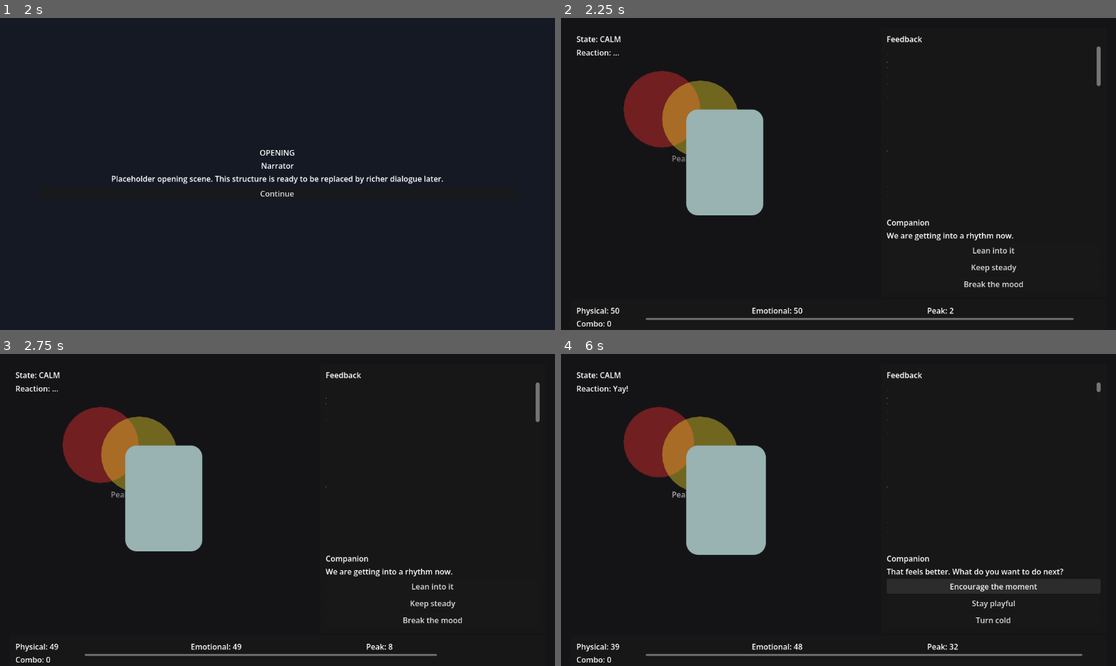
Above: before the commit, frames 1-4 (two rows, left to right).
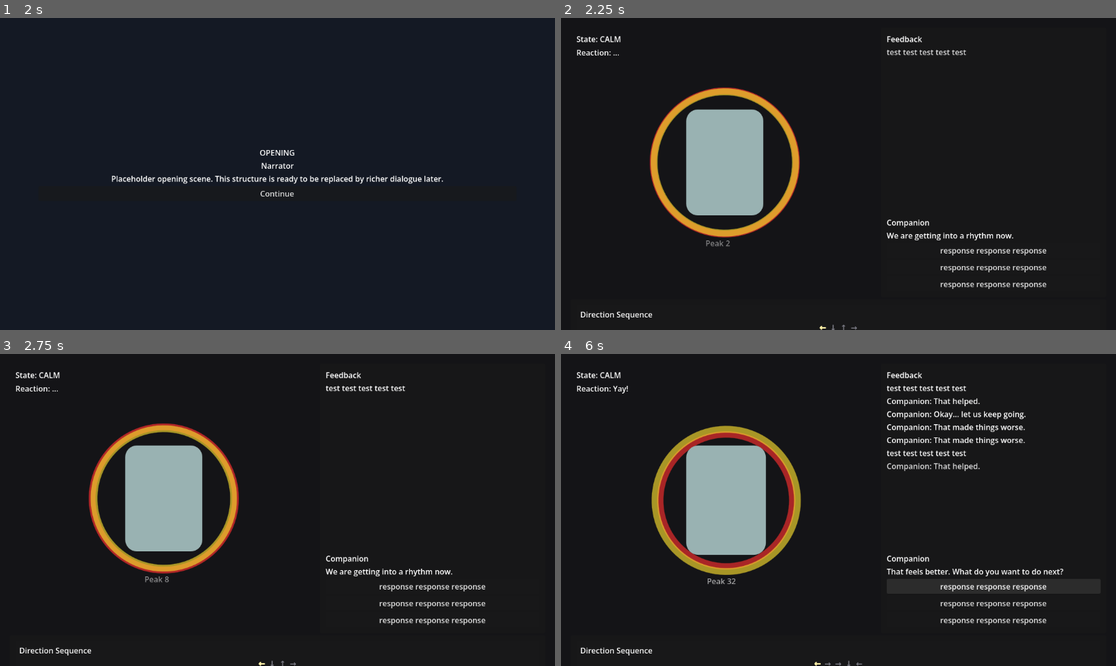
Above: after the commit, the same moments.

Repository: manchenlee/wgj-2026-teamb
Game: Godot game, scene res://scenes/Main.tscn
Same seed, same stepped clock (60 frames per second), same inputs: the game is played once before the commit and once after it.
Inputs:
- Up to frame 1 (2 s): click "Start" at 0.5 s; click "Continue" at 1.25 s
- Up to frame 2 (2.25 s): click "Continue" at 2 s
- Up to frame 3 (2.75 s): no input
- Up to frame 4 (6 s): click "Lean into it" (after the commit: "response response response") at 2.75 s; click "Keep steady" (after the commit: "response response response") at 3.5 s; click "Turn cold" (after the commit: "response response response") at 4.25 s; click "Break the mood" (after the commit: "response response response") at 5 s; click "Encourage the moment" (after the commit: "response response response") at 5.75 s

Frame 1 is identical in both runs. In frame 2, 6.7% of the frame differs, in the area x 2-98%, y 9-100%; in frame 3, 6.7%; in frame 4, 8.5%.

Commit message:
refactor: Update game configuration paths and improve dialogue handling

Diff:
--- a/scenes/components/DialoguePanel.tscn
+++ b/scenes/components/DialoguePanel.tscn
@@ -23,11 +23,8 @@
 size_flags_vertical = 3
 custom_minimum_size = Vector2(320, 320)
 
-[node name="ChatHistory" type="RichTextLabel" parent="MarginContainer/VBoxContainer/ScrollableChatHistory"]
-bbcode_enabled = false
-fit_content = true
-scroll_active = false
-text = "Companion: Placeholder chat will appear here."
+[node name="ChatHistoryList" type="VBoxContainer" parent="MarginContainer/VBoxContainer/ScrollableChatHistory"]
+size_flags_horizontal = 3
 
 [node name="CurrentDialoguePrompt" type="VBoxContainer" parent="MarginContainer/VBoxContainer"]
 
@@ -39,12 +36,13 @@
 autowrap_mode = 2
 
 [node name="ChoiceButtons" type="VBoxContainer" parent="MarginContainer/VBoxContainer"]
+alignment = 2
 
 [node name="GoodButton" type="Button" parent="MarginContainer/VBoxContainer/ChoiceButtons"]
-text = "Supportive"
+text = "response response response"
 
 [node name="NeutralButton" type="Button" parent="MarginContainer/VBoxContainer/ChoiceButtons"]
-text = "Neutral"
+text = "response response response"
 
 [node name="BadButton" type="Button" parent="MarginContainer/VBoxContainer/ChoiceButtons"]
-text = "Dismissive"
+text = "response response response"
--- a/scenes/components/DirectionSequencePanel.tscn
+++ b/scenes/components/DirectionSequencePanel.tscn
@@ -4,6 +4,7 @@
 
 [node name="DirectionSequencePanel" type="PanelContainer"]
 script = ExtResource("1_seq")
+size_flags_horizontal = 3
 
 [node name="MarginContainer" type="MarginContainer" parent="."]
 theme_override_constants/margin_left = 8
@@ -16,6 +17,9 @@
 [node name="HeaderLabel" type="Label" parent="MarginContainer/VBoxContainer"]
 text = "Direction Sequence"
 
-[node name="SequenceLabel" type="Label" parent="MarginContainer/VBoxContainer"]
-text = "Waiting for round..."
-autowrap_mode = 2
+[node name="SequenceLabel" type="RichTextLabel" parent="MarginContainer/VBoxContainer"]
+custom_minimum_size = Vector2(0, 44)
+bbcode_enabled = true
+fit_content = true
+scroll_active = false
+text = "[center][color=#7d7d87]Waiting for round...[/color][/center]"
--- a/scenes/components/StatusHUD.tscn
+++ b/scenes/components/StatusHUD.tscn
@@ -15,6 +15,8 @@
 
 [node name="VBoxContainer" type="VBoxContainer" parent="MarginContainer"]
 size_flags_horizontal = 3
+
+[node name="DirectionSequencePanel" parent="MarginContainer/VBoxContainer" instance=ExtResource("2_seq")]
 
 [node name="StatsRow" type="HBoxContainer" parent="MarginContainer/VBoxContainer"]
 alignment = 1
@@ -44,8 +46,6 @@
 value = 3.0
 show_percentage = false
 
-[node name="DirectionSequencePanel" parent="MarginContainer/VBoxContainer" instance=ExtResource("2_seq")]
-
 [node name="MobileDirectionButtons" type="GridContainer" parent="MarginContainer/VBoxContainer"]
 columns = 4
 
--- a/scenes/screens/GameScreen.tscn
+++ b/scenes/screens/GameScreen.tscn
@@ -55,16 +55,9 @@
 anchor_right = 1.0
 anchor_bottom = 1.0
 script = ExtResource("5_vis")
-
-[node name="PhysicalCirclePlaceholder" type="Panel" parent="MarginContainer/ResponsiveLayout/UpperLayout/CenterColumn/CenterStage/CentralArousalVisualization"]
-custom_minimum_size = Vector2(220, 220)
-
-[node name="EmotionalCirclePlaceholder" type="Panel" parent="MarginContainer/ResponsiveLayout/UpperLayout/CenterColumn/CenterStage/CentralArousalVisualization"]
-custom_minimum_size = Vector2(220, 220)
+character_placeholder_path = NodePath("../CharacterArea/CharacterVisualAnchor/CharacterPlaceholder")
 
 [node name="PeakIndicator" type="Label" parent="MarginContainer/ResponsiveLayout/UpperLayout/CenterColumn/CenterStage/CentralArousalVisualization"]
-offset_left = 210.0
-offset_top = 260.0
 text = "Peak 0"
 
 [node name="CharacterArea" parent="MarginContainer/ResponsiveLayout/UpperLayout/CenterColumn/CenterStage" instance=ExtResource("2_character")]
@@ -79,9 +72,9 @@
 
 [node name="AudioPlaceholders" type="Node" parent="."]
 
-[node name="DialogueTimer" type="Timer" parent="."]
-one_shot = false
-wait_time = 4.0
+[node name="FeedbackTimer" type="Timer" parent="."]
+one_shot = true
+wait_time = 2.0
 
 [node name="RoundRestartTimer" type="Timer" parent="."]
 one_shot = true
--- a/scripts/core/ending_screen.gd
+++ b/scripts/core/ending_screen.gd
@@ -1,6 +1,6 @@
 extends Control
 
-const Config := preload("res://scripts/core/game_config.gd")
+const Config := preload("res://scripts/gameplay/GameConfig.gd")
 
 signal restart_pressed
 
--- a/scripts/core/game_session_controller.gd
+++ b/scripts/core/game_session_controller.gd
@@ -1,6 +1,6 @@
 extends Control
 
-const Config := preload("res://scripts/core/game_config.gd")
+const Config := preload("res://scripts/gameplay/GameConfig.gd")
 const ArousalModelClass := preload("res://scripts/gameplay/arousal_model.gd")
 const DirectionSequenceControllerClass := preload("res://scripts/gameplay/direction_sequence_controller.gd")
 const DialogueChoiceControllerClass := preload("res://scripts/gameplay/dialogue_choice_controller.gd")
@@ -13,21 +13,23 @@
 @onready var arousal_visualization = $MarginContainer/ResponsiveLayout/UpperLayout/CenterColumn/CenterStage/CentralArousalVisualization
 @onready var dialogue_panel = $MarginContainer/ResponsiveLayout/UpperLayout/RightSideDialoguePanel
 @onready var status_hud = $MarginContainer/ResponsiveLayout/BottomHUD
-@onready var dialogue_timer: Timer = $DialogueTimer
+@onready var feedback_timer: Timer = $FeedbackTimer
 @onready var round_restart_timer: Timer = $RoundRestartTimer
 
 var arousal_model = ArousalModelClass.new()
 var sequence_controller = DirectionSequenceControllerClass.new()
 var dialogue_controller = DialogueChoiceControllerClass.new()
+var feedback_rng := RandomNumberGenerator.new()
 var combo: int = 0
 var current_prompt: Dictionary = {}
 var debug_overlay
 var run_active: bool = true
 
 func _ready() -> void:
+	feedback_rng.randomize()
 	status_hud.direction_pressed.connect(_on_direction_pressed)
 	dialogue_panel.choice_selected.connect(_on_choice_selected)
-	dialogue_timer.timeout.connect(_spawn_dialogue_prompt)
+	feedback_timer.timeout.connect(_on_feedback_timer_timeout)
 	round_restart_timer.timeout.connect(_start_round)
 	reset_run()
 
@@ -69,10 +71,11 @@
 	round_restart_timer.stop()
 	arousal_model.reset()
 	dialogue_panel.clear_history()
-	dialogue_panel.append_history("System: New placeholder run started.")
-	dialogue_timer.start(Config.DIALOGUE_PROMPT_INTERVAL)
+	current_prompt = dialogue_controller.next_prompt(arousal_model.physical, arousal_model.emotional)
+	dialogue_panel.set_prompt(current_prompt)
+	dialogue_panel.append_history(Config.TEST_FEEDBACK_TEXT)
+	_schedule_next_feedback_message()
 	_start_round()
-	_spawn_dialogue_prompt()
 	_update_presentation()
 
 func apply_debug_values(value: float) -> void:
@@ -102,13 +105,12 @@
 	print_debug("round start: %s" % [str(sequence_controller.current_sequence)])
 	_update_presentation()
 
-func _spawn_dialogue_prompt() -> void:
+func _on_feedback_timer_timeout() -> void:
 	if not run_active:
 		return
-	current_prompt = dialogue_controller.next_prompt(arousal_model.physical, arousal_model.emotional)
-	dialogue_panel.set_prompt(current_prompt)
-	dialogue_panel.append_history("%s: %s" % [current_prompt.get("speaker", "Companion"), current_prompt.get("text", "...")])
-	print_debug("dialogue prompt")
+	dialogue_panel.append_history(Config.TEST_FEEDBACK_TEXT)
+	print_debug("feedback message")
+	_schedule_next_feedback_message()
 
 func _on_direction_pressed(direction: String) -> void:
 	if not run_active:
@@ -136,7 +138,8 @@
 	var outcome := dialogue_controller.apply_choice(choice_quality, arousal_model)
 	dialogue_panel.append_history(str(outcome.get("reply", "Companion: ...")))
 	character_area.show_choice_reaction(choice_quality)
-	_spawn_dialogue_prompt()
+	current_prompt = dialogue_controller.next_prompt(arousal_model.physical, arousal_model.emotional)
+	dialogue_panel.set_prompt(current_prompt)
 	_update_presentation()
 
 func _handle_wrong_input() -> void:
@@ -175,5 +178,12 @@
 	upper_layout.vertical = size.x < Config.DESKTOP_BREAKPOINT
 
 func _stop_runtime_timers() -> void:
-	dialogue_timer.stop()
+	feedback_timer.stop()
 	round_restart_timer.stop()
+
+func _schedule_next_feedback_message() -> void:
+	var wait_time := feedback_rng.randf_range(
+		Config.FEEDBACK_MESSAGE_INTERVAL_MIN,
+		Config.FEEDBACK_MESSAGE_INTERVAL_MAX
+	)
+	feedback_timer.start(wait_time)
--- a/scripts/core/screen_router.gd
+++ b/scripts/core/screen_router.gd
@@ -1,6 +1,6 @@
 extends Control
 
-const Config := preload("res://scripts/core/game_config.gd")
+const Config := preload("res://scripts/gameplay/GameConfig.gd")
 const TITLE_SCENE := preload("res://scenes/screens/TitleScreen.tscn")
 const WARNING_SCENE := preload("res://scenes/screens/WarningScreen.tscn")
 const OPENING_SCENE := preload("res://scenes/screens/OpeningScreen.tscn")
--- a/scripts/data/placeholder_dialogue_data.gd
+++ b/scripts/data/placeholder_dialogue_data.gd
@@ -1,7 +1,7 @@
 class_name PlaceholderDialogueData
 extends RefCounted
 
-const Config := preload("res://scripts/core/game_config.gd")
+const Config := preload("res://scripts/gameplay/GameConfig.gd")
 
 const LOW_PROMPTS := [
 	{
--- a/scripts/debug/debug_overlay_controller.gd
+++ b/scripts/debug/debug_overlay_controller.gd
@@ -1,7 +1,7 @@
 class_name DebugOverlayController
 extends CanvasLayer
 
-const Config := preload("res://scripts/core/game_config.gd")
+const Config := preload("res://scripts/gameplay/GameConfig.gd")
 
 signal stage_jump_requested(stage: String)
 signal values_requested(value: float)
--- a/scripts/core/game_config.gd
+++ b/scripts/gameplay/GameConfig.gd
@@ -2,30 +2,45 @@
 extends RefCounted
 
 const MAX_VALUE: float = 100.0
+
+# Shared placeholder copy.
+const TEST_FEEDBACK_TEXT: String = "test test test test test"
+const TEST_RESPONSE_TEXT: String = "response response response"
+
+# Core arousal values.
 const INITIAL_PHYSICAL: float = 50.0
 const INITIAL_EMOTIONAL: float = 50.0
 const INITIAL_PEAK: float = 0.0
-
 const MINIMUM_ACTIVE_THRESHOLD: float = 15.0
 const BALANCE_TOLERANCE: float = 15.0
+
+# Passive progression.
 const NATURAL_DECAY_PER_SECOND: float = 2.0
-
-const PHYSICAL_GAIN_PER_CORRECT_INPUT: float = 4.0
-const PHYSICAL_PENALTY_PER_WRONG_INPUT: float = 3.0
-const EMOTIONAL_GAIN_GOOD_CHOICE: float = 8.0
-const EMOTIONAL_GAIN_NEUTRAL_CHOICE: float = 2.0
-const EMOTIONAL_PENALTY_BAD_CHOICE: float = 6.0
-
 const PEAK_GAIN_RATE: float = 12.0
 const PEAK_LOSS_RATE: float = 8.0
 
+# Physical interaction tuning.
+const PHYSICAL_GAIN_PER_CORRECT_INPUT: float = 4.0
+const PHYSICAL_PENALTY_PER_WRONG_INPUT: float = 3.0
 const DIRECTION_SEQUENCE_LENGTH_MIN: int = 3
 const DIRECTION_SEQUENCE_LENGTH_MAX: int = 5
 const DIRECTION_SEQUENCE_TIME_LIMIT: float = 3.0
 const MAX_WRONG_INPUTS_PER_ROUND: int = 3
 const ROUND_RESTART_DELAY: float = 0.8
-const DIALOGUE_PROMPT_INTERVAL: float = 4.0
 
+# Emotional interaction tuning.
+const EMOTIONAL_GAIN_GOOD_CHOICE: float = 8.0
+const EMOTIONAL_GAIN_NEUTRAL_CHOICE: float = 2.0
+const EMOTIONAL_PENALTY_BAD_CHOICE: float = 6.0
+const FEEDBACK_MESSAGE_INTERVAL_MIN: float = 1.8
+const FEEDBACK_MESSAGE_INTERVAL_MAX: float = 4.6
+
+# Presentation tuning.
+const CIRCLE_RADIUS_MIN: float = 104.0
+const CIRCLE_RADIUS_MAX: float = 192.0
+const CIRCLE_STROKE_MIN: float = 8.0
+const CIRCLE_STROKE_MAX: float = 18.0
+const PEAK_LABEL_OFFSET_Y: float = 156.0
 const DESKTOP_BREAKPOINT: float = 1080.0
 
 const SUCCESS_ENDING: String = "success"
--- a/scripts/gameplay/arousal_model.gd
+++ b/scripts/gameplay/arousal_model.gd
@@ -1,7 +1,7 @@
 class_name ArousalModel
 extends RefCounted
 
-const Config := preload("res://scripts/core/game_config.gd")
+const Config := preload("res://scripts/gameplay/GameConfig.gd")
 
 var physical: float = Config.INITIAL_PHYSICAL
 var emotional: float = Config.INITIAL_EMOTIONAL
--- a/scripts/gameplay/dialogue_choice_controller.gd
+++ b/scripts/gameplay/dialogue_choice_controller.gd
@@ -1,7 +1,7 @@
 class_name DialogueChoiceController
 extends RefCounted
 
-const Config := preload("res://scripts/core/game_config.gd")
+const Config := preload("res://scripts/gameplay/GameConfig.gd")
 const PlaceholderDialogueDataClass := preload("res://scripts/data/placeholder_dialogue_data.gd")
 
 var data_source = PlaceholderDialogueDataClass.new()
--- a/scripts/gameplay/direction_sequence_controller.gd
+++ b/scripts/gameplay/direction_sequence_controller.gd
@@ -1,7 +1,7 @@
 class_name DirectionSequenceController
 extends RefCounted
 
-const Config := preload("res://scripts/core/game_config.gd")
+const Config := preload("res://scripts/gameplay/GameConfig.gd")
 
 var rng := RandomNumberGenerator.new()
 var current_sequence: Array[String] = []
@@ -56,10 +56,26 @@
 func get_sequence_text() -> String:
 	var parts: Array[String] = []
 	for index in current_sequence.size():
-		var prefix := ">"
+		var arrow := _to_arrow(current_sequence[index])
 		if index < current_index:
-			prefix = "OK"
-		elif index > current_index:
-			prefix = ".."
-		parts.append("%s %s" % [prefix, current_sequence[index]])
-	return "   ".join(parts)
+			parts.append("[color=#71d99e]%s[/color]" % arrow)
+		elif index == current_index and round_active:
+			parts.append("[b][color=#fff1a8]%s[/color][/b]" % arrow)
+		else:
+			parts.append("[color=#7d7d87]%s[/color]" % arrow)
+	if parts.is_empty():
+		return "[color=#7d7d87]Waiting for round...[/color]"
+	return "[center]%s[/center]" % "  ".join(parts)
+
+func _to_arrow(direction: String) -> String:
+	match direction:
+		"Left":
+			return "←"
+		"Right":
+			return "→"
+		"Up":
+			return "↑"
+		"Down":
+			return "↓"
+		_:
+			return "?"
--- a/scripts/gameplay/ending_evaluator.gd
+++ b/scripts/gameplay/ending_evaluator.gd
@@ -1,7 +1,7 @@
 class_name EndingEvaluator
 extends RefCounted
 
-const Config := preload("res://scripts/core/game_config.gd")
+const Config := preload("res://scripts/gameplay/GameConfig.gd")
 
 static func evaluate(model) -> String:
 	if model.peak >= Config.MAX_VALUE:
--- a/scripts/presentation/central_arousal_visualization.gd
+++ b/scripts/presentation/central_arousal_visualization.gd
@@ -1,33 +1,60 @@
 class_name CentralArousalVisualization
 extends Control
 
-const Config := preload("res://scripts/core/game_config.gd")
+const Config := preload("res://scripts/gameplay/GameConfig.gd")
 
-@onready var physical_circle: Panel = $PhysicalCirclePlaceholder
-@onready var emotional_circle: Panel = $EmotionalCirclePlaceholder
+@export_node_path("Control") var character_placeholder_path: NodePath
+
 @onready var peak_indicator: Label = $PeakIndicator
 
+var physical_value: float = Config.INITIAL_PHYSICAL
+var emotional_value: float = Config.INITIAL_EMOTIONAL
+var peak_value: float = Config.INITIAL_PEAK
+var pulse_time: float = 0.0
+var character_placeholder: Control
+
 func _ready() -> void:
-	_apply_circle_style(physical_circle, Color(0.95, 0.18, 0.18, 0.42))
-	_apply_circle_style(emotional_circle, Color(0.95, 0.84, 0.18, 0.42))
+	if not character_placeholder_path.is_empty():
+		character_placeholder = get_node_or_null(character_placeholder_path)
 	set_values(Config.INITIAL_PHYSICAL, Config.INITIAL_EMOTIONAL, Config.INITIAL_PEAK)
 
+func _process(delta: float) -> void:
+	pulse_time += delta
+	queue_redraw()
+	_sync_peak_indicator()
+
 func set_values(physical: float, emotional: float, peak: float) -> void:
-	var physical_scale := lerpf(0.45, 1.0, physical / Config.MAX_VALUE)
-	var emotional_scale := lerpf(0.45, 1.0, emotional / Config.MAX_VALUE)
+	physical_value = Config.clamp_value(physical)
+	emotional_value = Config.clamp_value(emotional)
+	peak_value = Config.clamp_value(peak)
+	peak_indicator.text = "Peak %d" % int(round(peak))
+	peak_indicator.modulate = Color(1.0, 1.0, 1.0, lerpf(0.45, 1.0, peak_value / Config.MAX_VALUE))
+	queue_redraw()
+	_sync_peak_indicator()
 
-	physical_circle.scale = Vector2.ONE * physical_scale
-	emotional_circle.scale = Vector2.ONE * emotional_scale
-	physical_circle.position = Vector2(110.0, 90.0)
-	emotional_circle.position = Vector2(190.0, 110.0)
-	peak_indicator.text = "Peak %d" % int(round(peak))
-	peak_indicator.modulate = Color(1.0, 1.0, 1.0, lerpf(0.45, 1.0, peak / Config.MAX_VALUE))
+func _draw() -> void:
+	if character_placeholder == null:
+		return
 
-func _apply_circle_style(panel: Panel, color: Color) -> void:
-	var style := StyleBoxFlat.new()
-	style.bg_color = color
-	style.corner_radius_top_left = 220
-	style.corner_radius_top_right = 220
-	style.corner_radius_bottom_left = 220
-	style.corner_radius_bottom_right = 220
-	panel.add_theme_stylebox_override("panel", style)
+	var center := _get_character_center()
+	var pulse := sin(pulse_time * 2.6) * 2.0
+	var physical_ratio := physical_value / Config.MAX_VALUE
+	var emotional_ratio := emotional_value / Config.MAX_VALUE
+	var physical_radius := lerpf(Config.CIRCLE_RADIUS_MIN, Config.CIRCLE_RADIUS_MAX, physical_ratio) + pulse
+	var emotional_radius := lerpf(Config.CIRCLE_RADIUS_MIN, Config.CIRCLE_RADIUS_MAX, emotional_ratio) - pulse
+	var physical_width := lerpf(Config.CIRCLE_STROKE_MIN, Config.CIRCLE_STROKE_MAX, physical_ratio)
+	var emotional_width := lerpf(Config.CIRCLE_STROKE_MIN, Config.CIRCLE_STROKE_MAX, emotional_ratio)
+	var physical_color := Color(0.94, 0.18, 0.18, lerpf(0.5, 0.95, physical_ratio))
+	var emotional_color := Color(0.95, 0.84, 0.18, lerpf(0.45, 0.9, emotional_ratio))
+
+	draw_arc(center, physical_radius, 0.0, TAU, 96, physical_color, physical_width, true)
+	draw_arc(center, emotional_radius, 0.0, TAU, 96, emotional_color, emotional_width, true)
+
+func _get_character_center() -> Vector2:
+	return get_global_transform_with_canvas().affine_inverse() * character_placeholder.get_global_rect().get_center()
+
+func _sync_peak_indicator() -> void:
+	if character_placeholder == null:
+		return
+	var center := _get_character_center()
+	peak_indicator.position = center + Vector2(-40.0, Config.PEAK_LABEL_OFFSET_Y)
--- a/scripts/ui/dialogue_panel.gd
+++ b/scripts/ui/dialogue_panel.gd
@@ -3,7 +3,10 @@
 
 signal choice_selected(choice_quality: String)
 
-@onready var history_label: RichTextLabel = $MarginContainer/VBoxContainer/ScrollableChatHistory/ChatHistory
+const Config := preload("res://scripts/gameplay/GameConfig.gd")
+
+@onready var history_scroll: ScrollContainer = $MarginContainer/VBoxContainer/ScrollableChatHistory
+@onready var history_list: VBoxContainer = $MarginContainer/VBoxContainer/ScrollableChatHistory/ChatHistoryList
 @onready var speaker_label: Label = $MarginContainer/VBoxContainer/CurrentDialoguePrompt/SpeakerLabel
 @onready var prompt_label: Label = $MarginContainer/VBoxContainer/CurrentDialoguePrompt/PromptText
 @onready var good_button: Button = $MarginContainer/VBoxContainer/ChoiceButtons/GoodButton
@@ -18,17 +21,27 @@
 func set_prompt(prompt: Dictionary) -> void:
 	speaker_label.text = str(prompt.get("speaker", "Companion"))
 	prompt_label.text = str(prompt.get("text", "..."))
-	var choices: Dictionary = prompt.get("choices", {})
-	good_button.text = str(choices.get("good", "Good"))
-	neutral_button.text = str(choices.get("neutral", "Neutral"))
-	bad_button.text = str(choices.get("bad", "Bad"))
+	good_button.text = Config.TEST_RESPONSE_TEXT
+	neutral_button.text = Config.TEST_RESPONSE_TEXT
+	bad_button.text = Config.TEST_RESPONSE_TEXT
 
 func clear_history() -> void:
-	history_label.text = ""
+	for child in history_list.get_children():
+		child.queue_free()
 
 func append_history(line: String) -> void:
-	if history_label.text.is_empty():
-		history_label.text = line
-	else:
-		history_label.text += "\n" + line
-	history_label.scroll_to_line(history_label.get_line_count())
+	var message_label := Label.new()
+	message_label.autowrap_mode = TextServer.AUTOWRAP_WORD_SMART
+	message_label.text = line
+	message_label.modulate = Color(1.0, 1.0, 1.0, 0.0)
+	message_label.scale = Vector2(0.94, 0.94)
+	history_list.add_child(message_label)
+
+	var tween := create_tween()
+	tween.set_parallel(true)
+	tween.tween_property(message_label, "modulate:a", 1.0, 0.22)
+	tween.tween_property(message_label, "scale", Vector2.ONE, 0.22).set_trans(Tween.TRANS_BACK).set_ease(Tween.EASE_OUT)
+	call_deferred("_scroll_to_latest")
+
+func _scroll_to_latest() -> void:
+	history_scroll.scroll_vertical = int(history_scroll.get_v_scroll_bar().max_value)
--- a/scripts/ui/direction_sequence_panel.gd
+++ b/scripts/ui/direction_sequence_panel.gd
@@ -1,7 +1,7 @@
 class_name DirectionSequencePanel
 extends PanelContainer
 
-@onready var sequence_label: Label = $MarginContainer/VBoxContainer/SequenceLabel
+@onready var sequence_label: RichTextLabel = $MarginContainer/VBoxContainer/SequenceLabel
 
 func set_sequence_text(text_value: String) -> void:
 	sequence_label.text = text_value
--- a/scripts/ui/status_hud.gd
+++ b/scripts/ui/status_hud.gd
@@ -1,7 +1,7 @@
 class_name StatusHUD
 extends PanelContainer
 
-const Config := preload("res://scripts/core/game_config.gd")
+const Config := preload("res://scripts/gameplay/GameConfig.gd")
 
 signal direction_pressed(direction: String)
 
